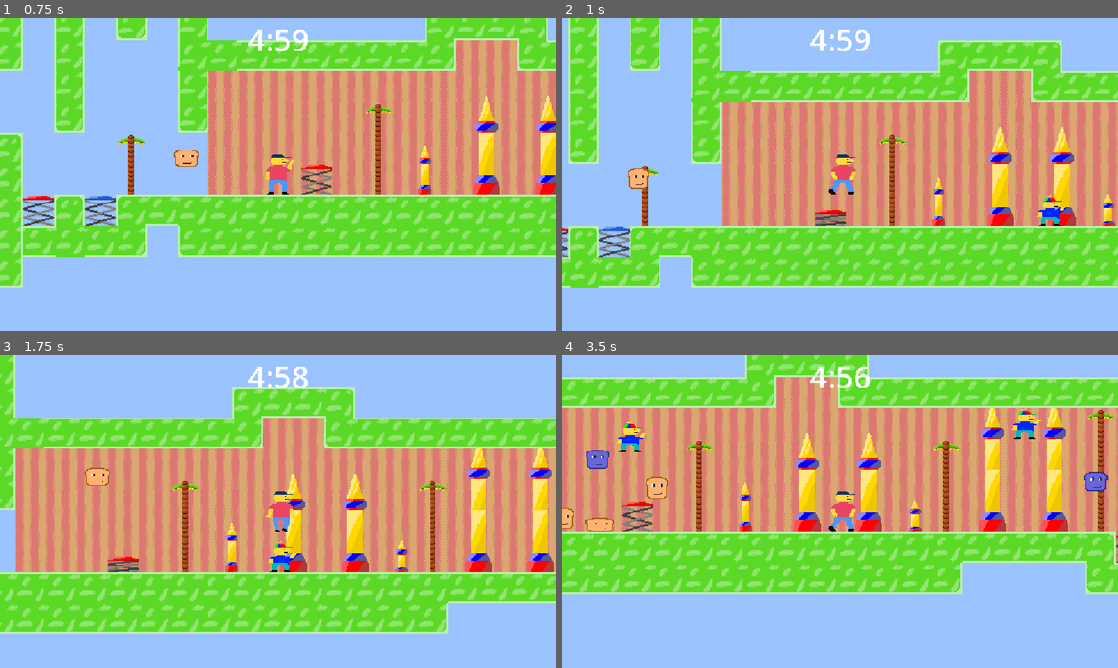
Above: before the commit, frames 1-4 (two rows, left to right).
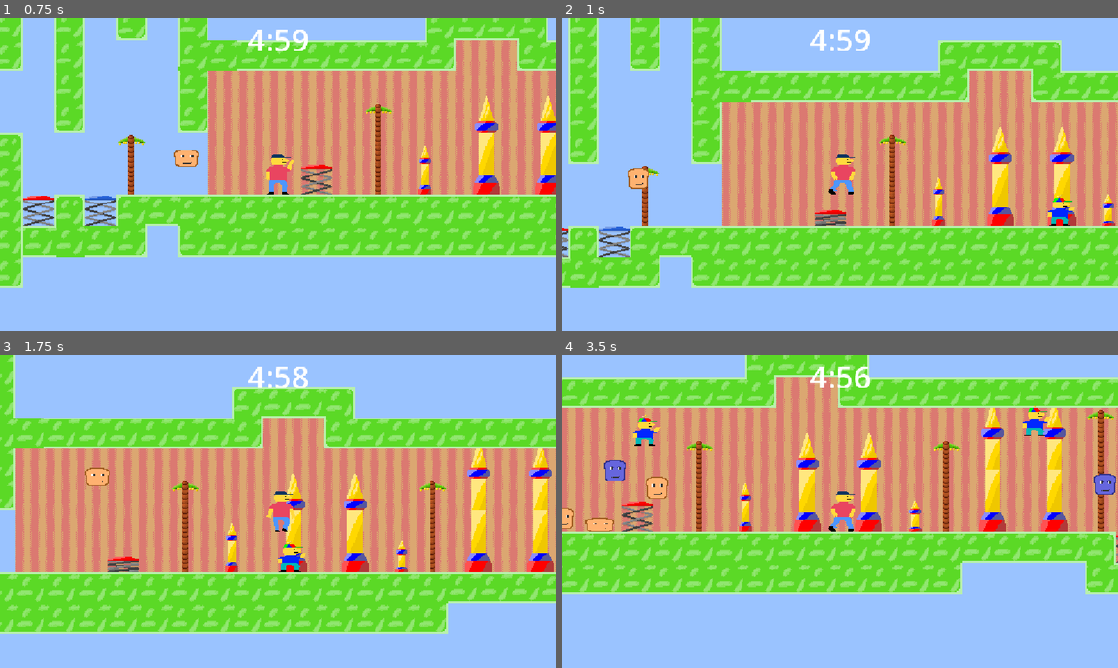
Above: after the commit, the same moments.

Repository: ropva/haven-game
Game: Godot game, scene res://scenes/main.tscn
The game is run twice, just before and just after one commit, with the same random seed, the same clock (stepped at 60 frames per second) and the same inputs.
Inputs:
- Up to frame 1 (0.75 s): tap Enter (ui_accept) at 0.5 s; hold Right (ui_right) from 0.53 s (still down); hold F (shoot) from 0.53 s (still down)
- Up to frame 2 (1 s): keep holding Right (ui_right); keep holding F (shoot); tap Enter (ui_accept) at 0.77 s
- Up to frame 3 (1.75 s): keep holding Right (ui_right); release F (shoot) at 1.28 s; tap F (shoot) at 1.35 s; tap Enter (ui_accept) at 1.52 s
- Up to frame 4 (3.5 s): release Right (ui_right) at 2.03 s; hold Left (ui_left) 2.03-2.78 s; hold F (shoot) 2.03-2.78 s; hold Right (ui_right) from 2.78 s (still down); tap F (shoot) at 2.85 s; tap Enter (ui_accept) at 3.02 s

Frame 1 is identical in both runs. In frame 2, 0.3% of the frame differs, in the area x 85-93%, y 56-67%; in frame 3, 0.3%; in frame 4, 1.5%, in the area x 4-100%, y 16-45%.

Commit message:
child pathing

Diff:
--- a/enemy.gd
+++ b/enemy.gd
@@ -5,6 +5,8 @@
 const BREAD = preload("res://scenes/evil_bread.tscn")
 
 const SPEED = 300.0
+const GROUND_ACCEL = 2000.0
+const AIR_ACCEL = 1000.0
 const JUMP_VELOCITY = -600.0
 const GRAVITY = 600.0
 var path: PackedInt64Array = []   # astar node ids
@@ -38,26 +40,32 @@
 	var b := Global.nav.astar.get_closest_point(Global.nav.layer.map_to_local(to_cell))
 	path = Global.nav.astar.get_id_path(a, b)
 	path_i = 1 if path.size() > 1 else 0
+func _follow_path() -> void:
+	var delta := get_physics_process_delta_time()
+	var on_floor := is_on_floor()
+	var accel := GROUND_ACCEL if on_floor else AIR_ACCEL
 
-func _follow_path() -> void:
 	if path_i >= path.size():
-		velocity.x = move_toward(velocity.x, 0, SPEED)
+		velocity.x = move_toward(velocity.x, 0.0, accel * delta)
 		return
 
 	var target_pos := Global.nav.astar.get_point_position(path[path_i])
 	var dx := target_pos.x - global_position.x
 
-	if is_on_floor():
-		if absf(dx) < 4.0:
-			path_i += 1          # arrived at this node
-			return
-	else:
-		# airborne: keep heading toward the landing node, stop when above it
-		if absf(dx) < 4.0:
-			velocity.x = 0.0
-			return
+	if on_floor and absf(dx) < 4.0:
+		path_i += 1
+		return
 
-	velocity.x = signf(dx) * SPEED
+	# Fastest speed from which we can still stop at the target.
+	# 0.7 is a safety factor so we never need more braking than we have.
+	var max_speed := sqrt(2.0 * accel * 0.7 * absf(dx))
+	var desired := signf(dx) * minf(SPEED, max_speed)
+
+	# Close enough in the air: hold still instead of hunting
+	if not on_floor and absf(dx) < 3.0:
+		desired = 0.0
+
+	velocity.x = move_toward(velocity.x, desired, accel * delta)
 
 func _check_bounce_tile() -> void:
 	var feet := global_position + Vector2(0, 8)
